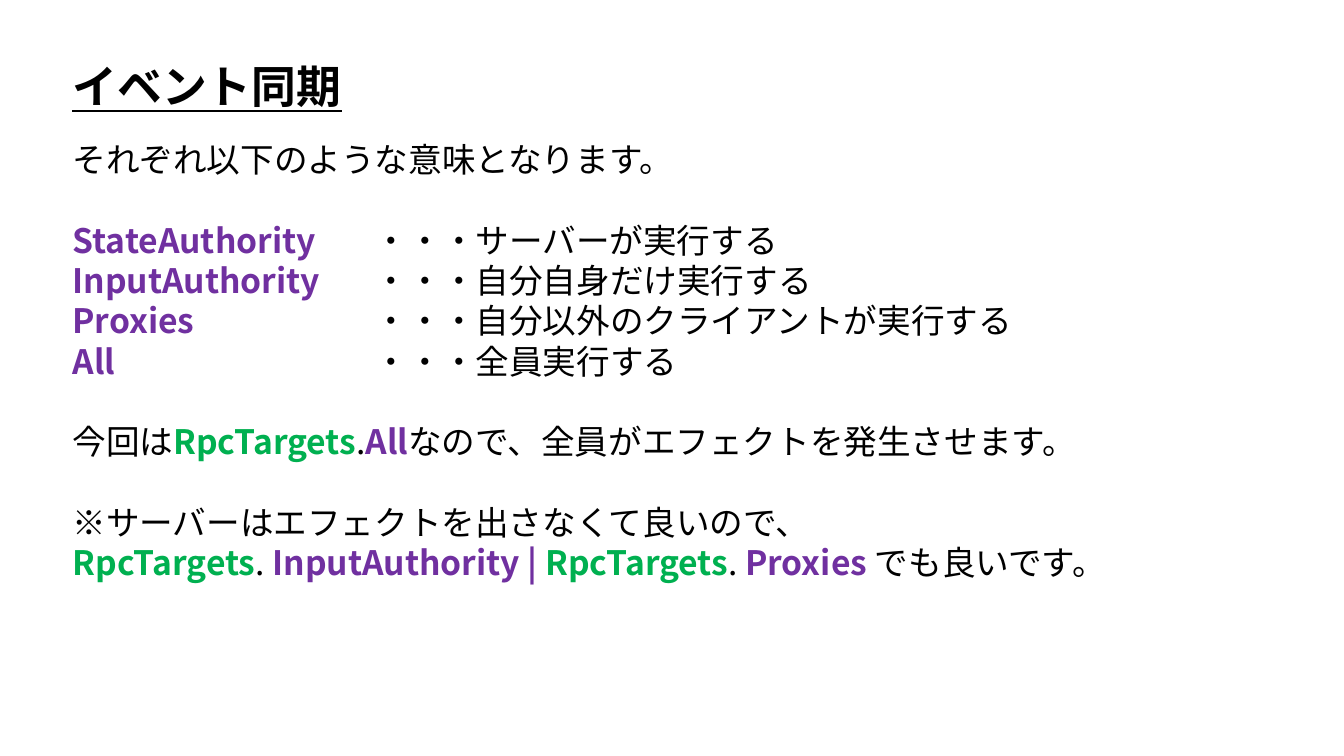
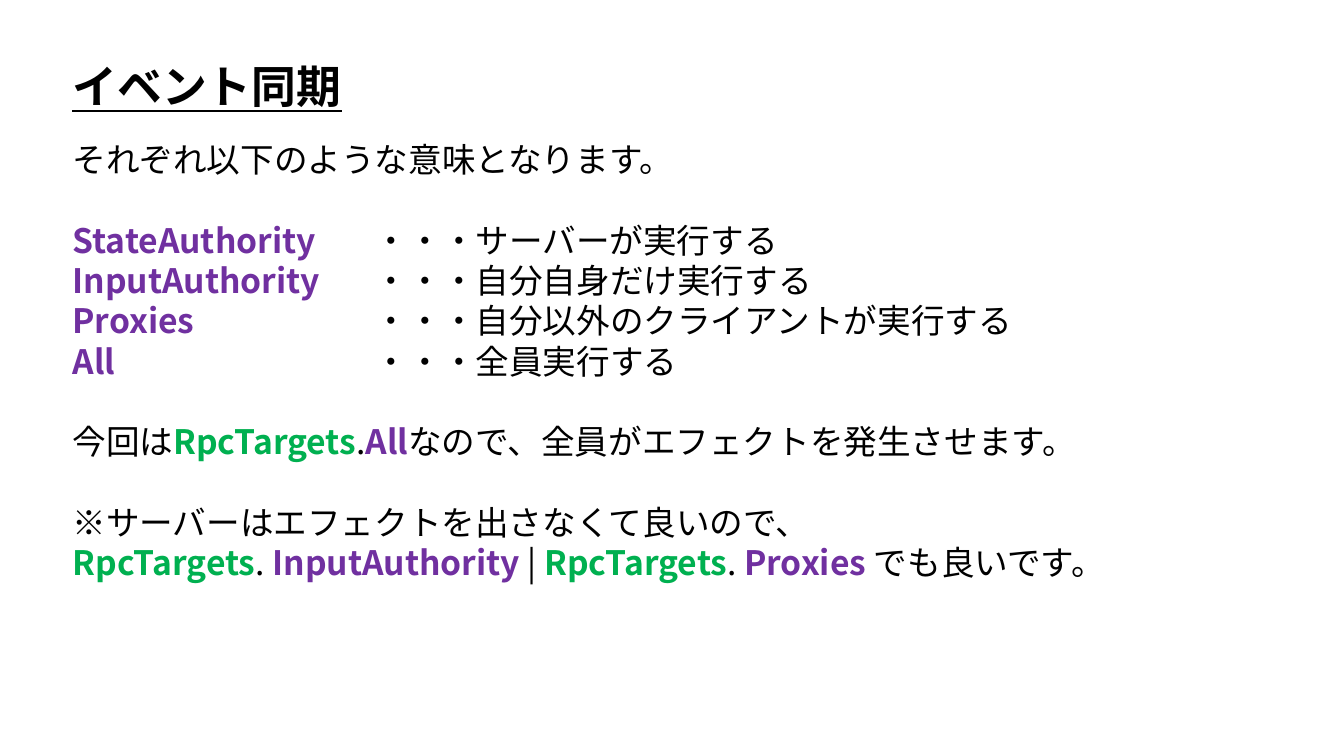
Before and after one commit to ArakiYusuke-Ohara/Textbook, a slide deck: slide 10 of ゲーム科3年/00_前期/オンラインゲームプログラミングⅡ/07_イベント同期.pptx. Drawn at 1344x756 pixels with LibreOffice and Linux fonts; fonts in the diff are those of the drawing. Boxes give left, top, right and bottom in pixels: in the first picture for what was removed or moved away, otherwise in the second. Text is boxed around its words. In the diff, an @@ line names an element or a change of style, - is before the commit and + after.

```diff
--- a/ゲーム科3年/00_前期/オンラインゲームプログラミングⅡ/07_イベント同期.pptx
+++ b/ゲーム科3年/00_前期/オンラインゲームプログラミングⅡ/07_イベント同期.pptx
@@ text at bbox=[73, 546, 1105, 583]: text colour #7030A0 to #000000, bold off in "|" @@
```
Also in this commit, not shown: 1 other slide changed, 3 slides added, 1 other file.
